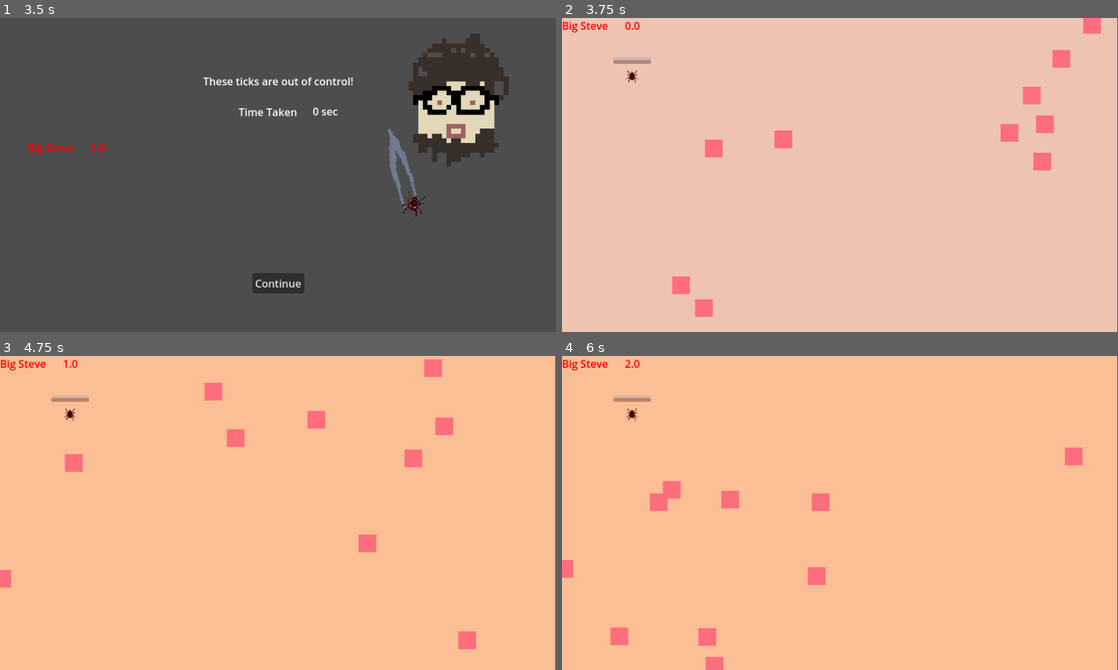
Above: before the commit, frames 1-4 (two rows, left to right).
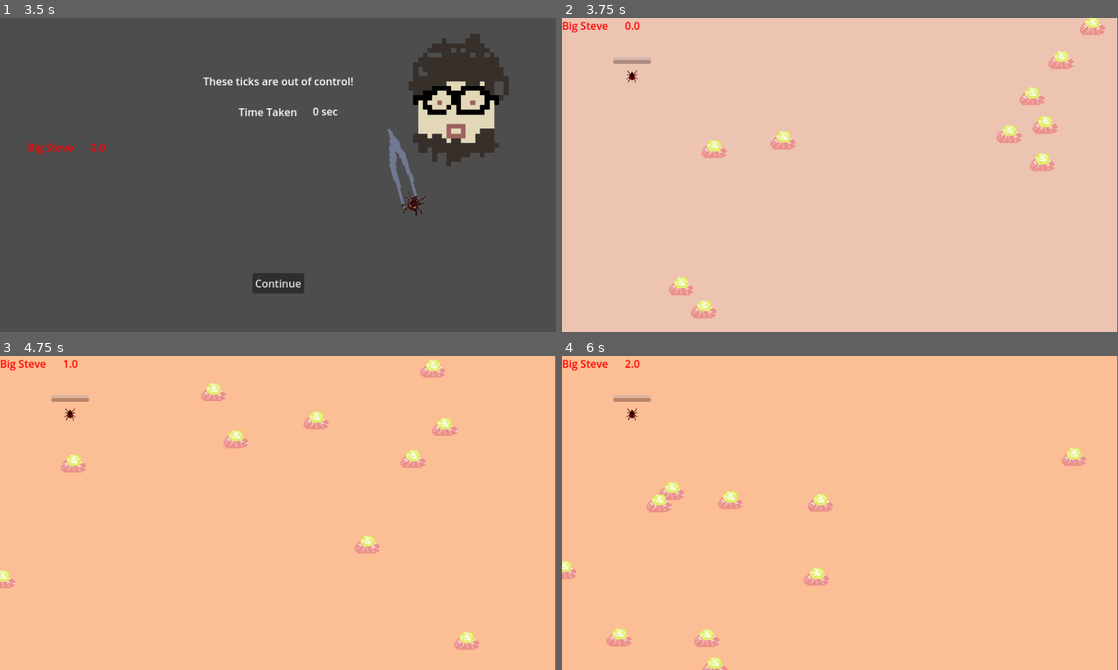
Above: after the commit, the same moments.

Repository: Topech/tick-souls
Game: Godot game, scene res://main_scene.tscn
Same seed, same stepped clock (60 frames per second), same inputs: the game is played once before the commit and once after it.
Inputs:
- Up to frame 1 (3.5 s): click "Start" at 0.5 s; click "Start" at 1.25 s; click "Start" at 2 s; tap Enter (ui_accept) at 2.75, 3.02 s; hold P from 2.78 s (still down)
- Up to frame 2 (3.75 s): release P at 3.5 s; click "Continue" at 3.5 s
- Up to frame 3 (4.75 s): tap Enter (ui_accept) at 4.25, 4.52 s; tap P at 4.35 s
- Up to frame 4 (6 s): tap Enter (ui_accept) at 5 s; hold P 5.03-5.75 s; click "Continue" at 5.75 s

Frame 1 is identical in both runs. In frame 2, 2.1% of the frame differs, in the area x 19-98%, y 0-96%; in frame 3, 2.0%; in frame 4, 1.9%.

Commit message:
pimple barriers

Diff:
--- a/barrier/barrier.tscn
+++ b/barrier/barrier.tscn
@@ -1,20 +1,21 @@
-[gd_scene load_steps=2 format=3 uid="uid://jv57t5gdjcy7"]
+[gd_scene load_steps=3 format=3 uid="uid://jv57t5gdjcy7"]
 
-[sub_resource type="RectangleShape2D" id="RectangleShape2D_ulqpc"]
+[ext_resource type="Texture2D" uid="uid://d3vmm62yfuh6e" path="res://assets/pimple.png" id="1_sbuxa"]
+
+[sub_resource type="CapsuleShape2D" id="CapsuleShape2D_4fmue"]
+radius = 8.66667
+height = 17.3333
 
 [node name="Pimples" type="Node2D"]
+
+[node name="Sprite2D" type="Sprite2D" parent="."]
+texture_filter = 1
+position = Vector2(2, -6)
+scale = Vector2(2.09375, 2.09375)
+texture = ExtResource("1_sbuxa")
 
 [node name="StaticBody2D" type="StaticBody2D" parent="."]
 scale = Vector2(1.5, 1.5)
 
 [node name="CollisionShape2D" type="CollisionShape2D" parent="StaticBody2D"]
-shape = SubResource("RectangleShape2D_ulqpc")
-
-[node name="ColorRect" type="ColorRect" parent="StaticBody2D/CollisionShape2D"]
-light_mask = 2
-visibility_layer = 2
-offset_left = -9.0
-offset_top = -9.0
-offset_right = 9.0
-offset_bottom = 9.0
-color = Color(1, 0.431373, 0.490196, 1)
+shape = SubResource("CapsuleShape2D_4fmue")
Binary file added: assets/pimple.png
Not shown, added: assets/pimple.png.import
